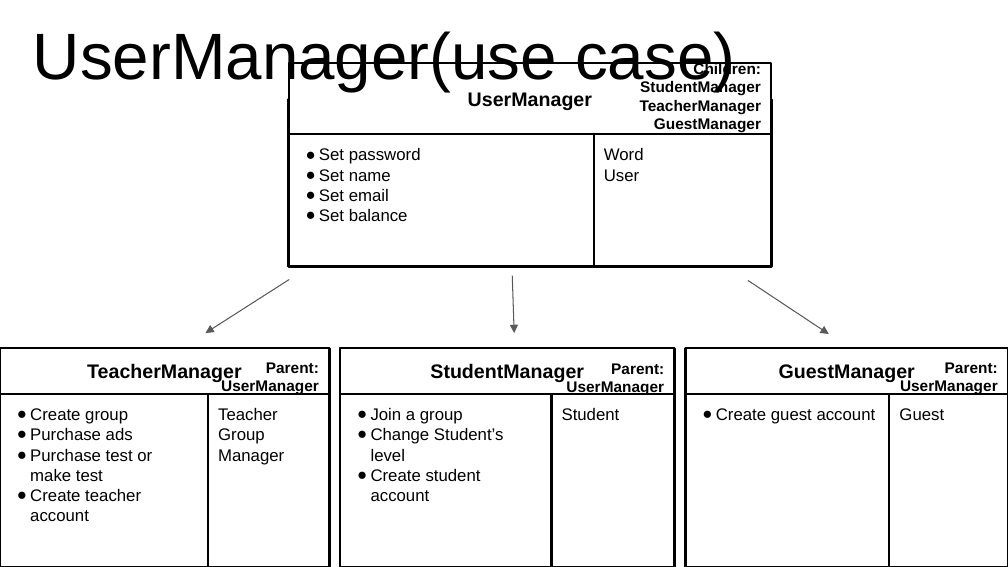
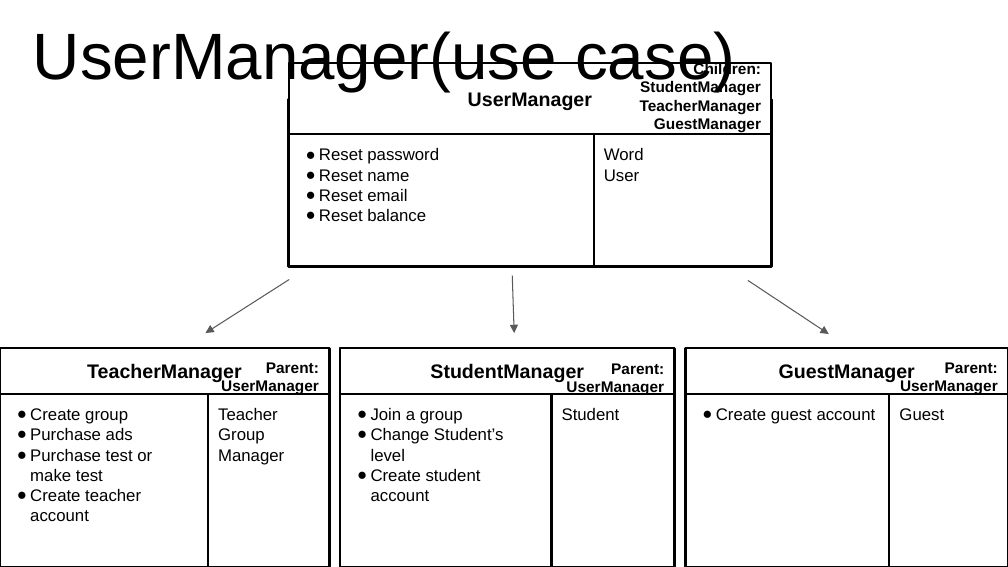
Before and after one commit to CSC207-UofT/course-project-group006, a slide deck: slide 14 of Project CRC Cards.pptx. Drawn at 1008x567 pixels with LibreOffice and Linux fonts; fonts in the diff are those of the drawing. Boxes give left, top, right and bottom in pixels: in the first picture for what was removed or moved away, otherwise in the second. Text is boxed around its words. In the diff, an @@ line names an element or a change of style, - is before the commit and + after.

```diff
--- a/Project CRC Cards.pptx
+++ b/Project CRC Cards.pptx
@@ text in rectangle at <box>319,148,439,221</box>: text changed @@
-● Set password
-● Set name
-● Set email
-● Set balance
+● Reset password
+● Reset name
+● Reset email
+● Reset balance
```
Also in this commit, not shown: 1 slide added, 1 slide removed.
